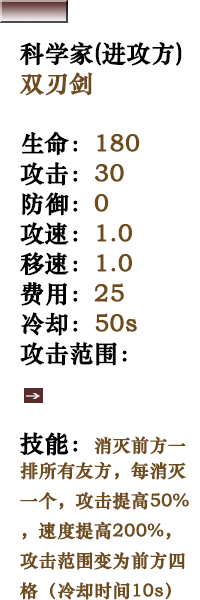
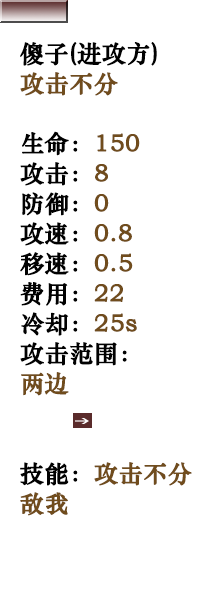
Revision of a layered 200×600 image; what changed, layer by layer:
hid group "攻方" (91 layers) over box(20, 41, 192, 600)
hid group "科学家-攻方" (13 layers) over box(20, 41, 189, 600)
showed group "守方" (128 layers) over box(20, 41, 192, 600)
added group "傻子-守方" with 17 layers in group "守方" over box(20, 42, 192, 516)
added group "攻击位置" (13th of 16, in "守方" › "傻子-守方") with 12 layers in group "傻子-守方" over box(20, 394, 186, 447)
added group "所在位置" (13th of 16, in "守方" › "傻子-守方") with 2 layers in group "傻子-守方" over box(73, 413, 92, 428)
added layer "形状 1" (14th of 17, in "守方" › "傻子-守方" › "所在位置") in group "所在位置" over box(75, 418, 89, 424)
added layer "矩形 4" (98th of 125, in "守方" › "傻子-守方" › "所在位置") in group "所在位置" over box(73, 413, 92, 428)
added layer "文字" (13th of 16, in "守方" › "傻子-守方") in group "傻子-守方" over box(20, 42, 192, 516)
